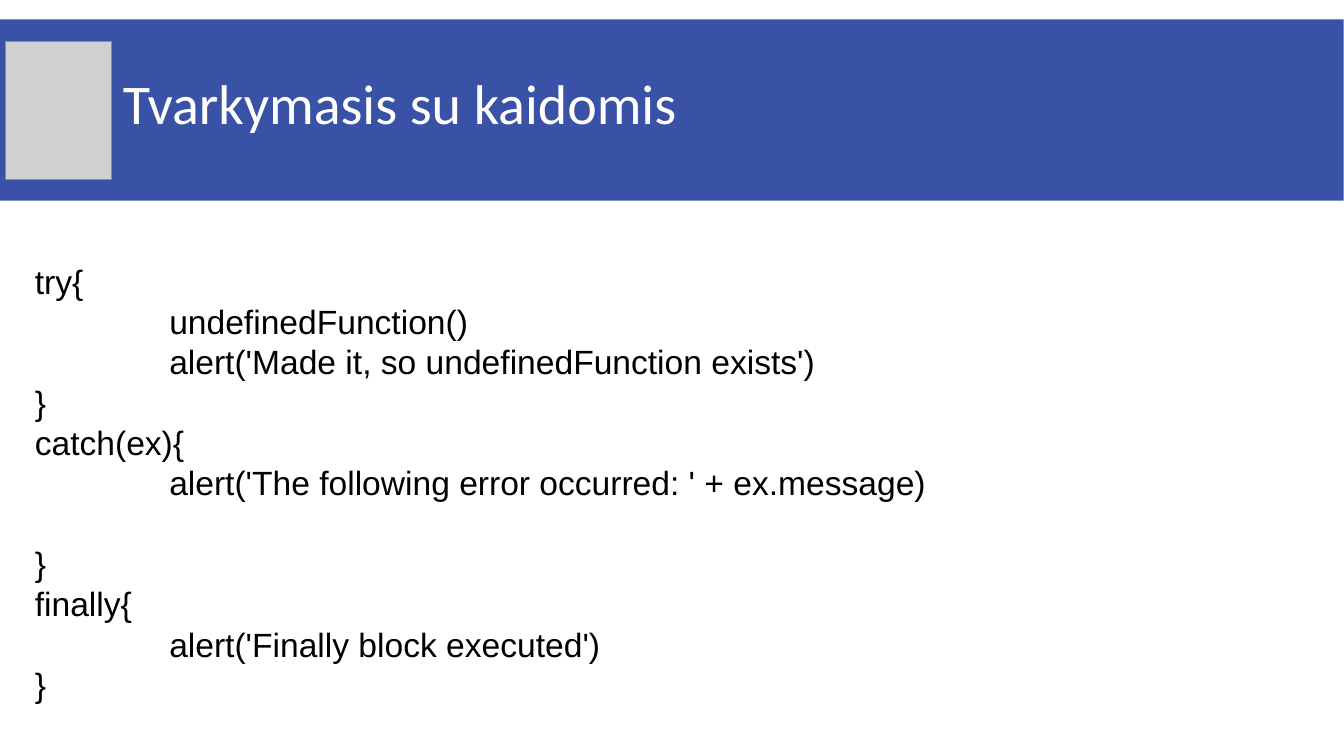
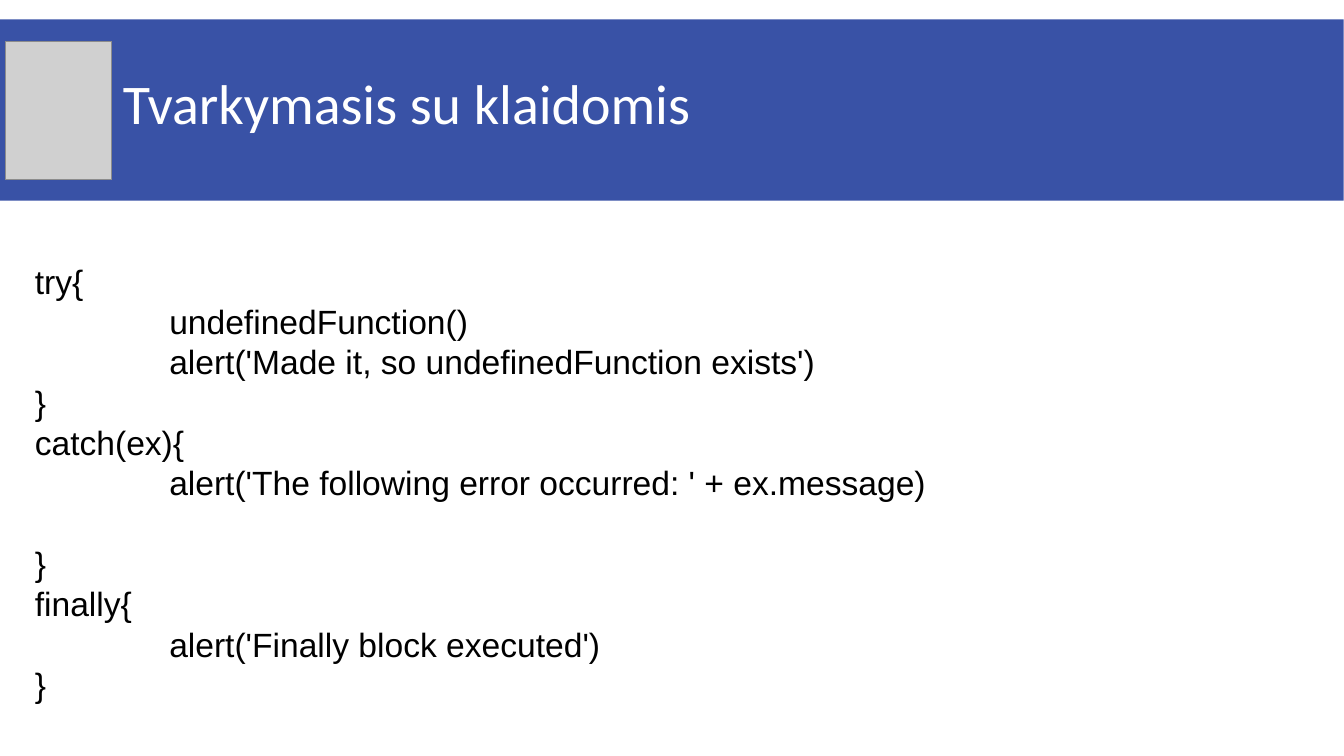
Before and after one commit to zigmantasvcs/js-php, a slide deck: slide 16 of 04_JS.odp. Drawn at 1344x756 pixels with LibreOffice and Linux fonts; fonts in the diff are those of the drawing; grey boxes stand for pictures. Boxes give left, top, right and bottom in pixels: in the first picture for what was removed or moved away, otherwise in the second. Text is boxed around its words. In the diff, an @@ line names an element or a change of style, - is before the commit and + after.

```diff
--- a/04_JS.odp
+++ b/04_JS.odp
@@ title at bbox=[123, 85, 690, 133]: text changed @@
-Tvarkymasis su kaidomis
+Tvarkymasis su klaidomis
```
Also in this commit, not shown: 3 other files.
